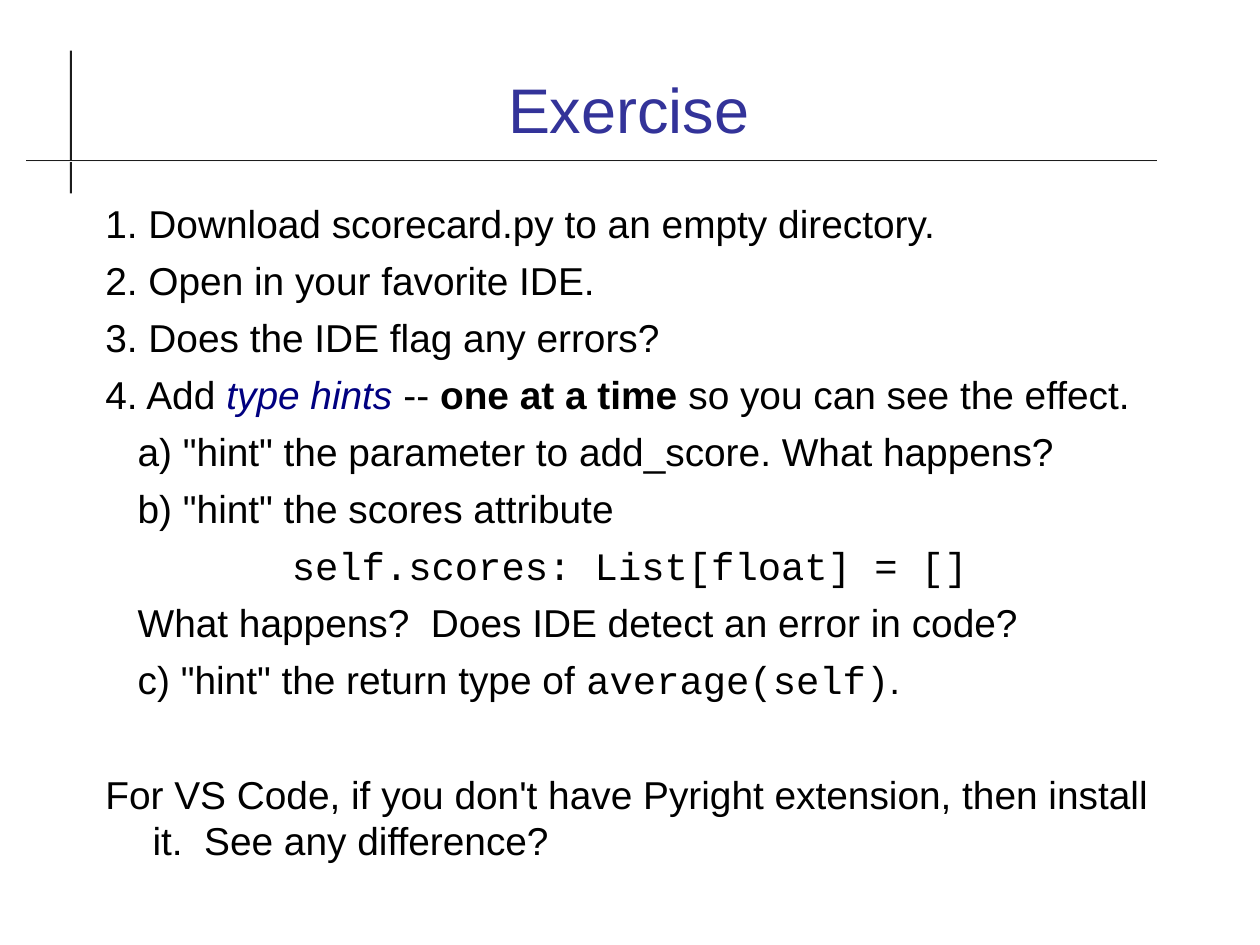
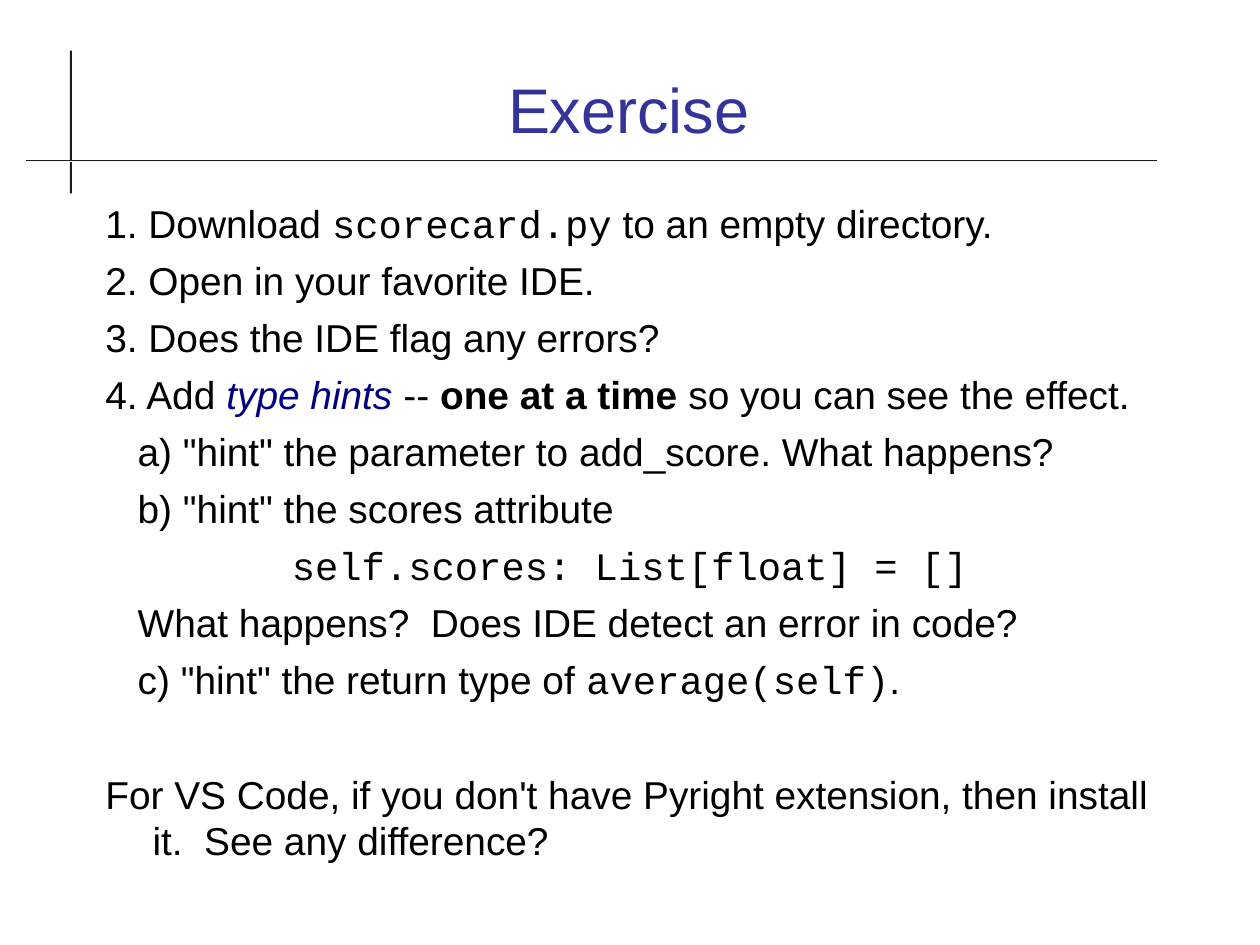
Before and after one commit to cpske/ISP, a slide deck: slide 16 of code-quality/Type-Checking.odp. Drawn at 1260x945 pixels with LibreOffice and Linux fonts; fonts in the diff are those of the drawing. Boxes give left, top, right and bottom in pixels: in the first picture for what was removed or moved away, otherwise in the second. Text is boxed around its words. In the diff, an @@ line names an element or a change of style, - is before the commit and + after.

```diff
--- a/code-quality/Type-Checking.odp
+++ b/code-quality/Type-Checking.odp
@@ text at [105,210,993,246]: font Arial to Courier New in "scorecard.py" @@
```
Also in this commit, not shown: 11 other slides changed, 1 other file.
